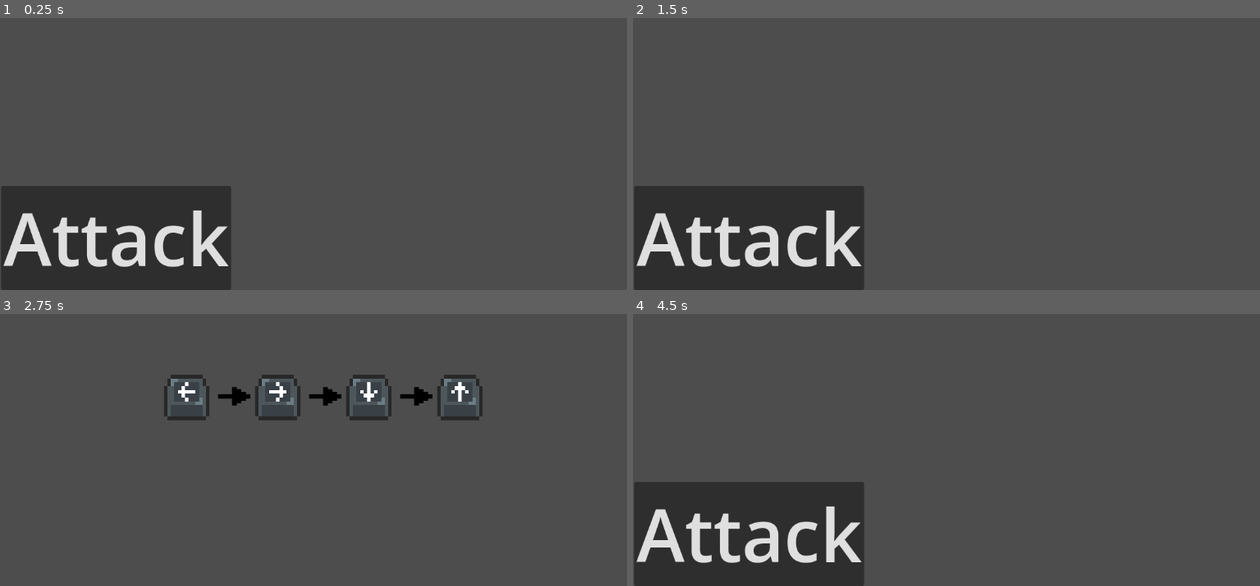
Above: before the commit, frames 1-4 (two rows, left to right).
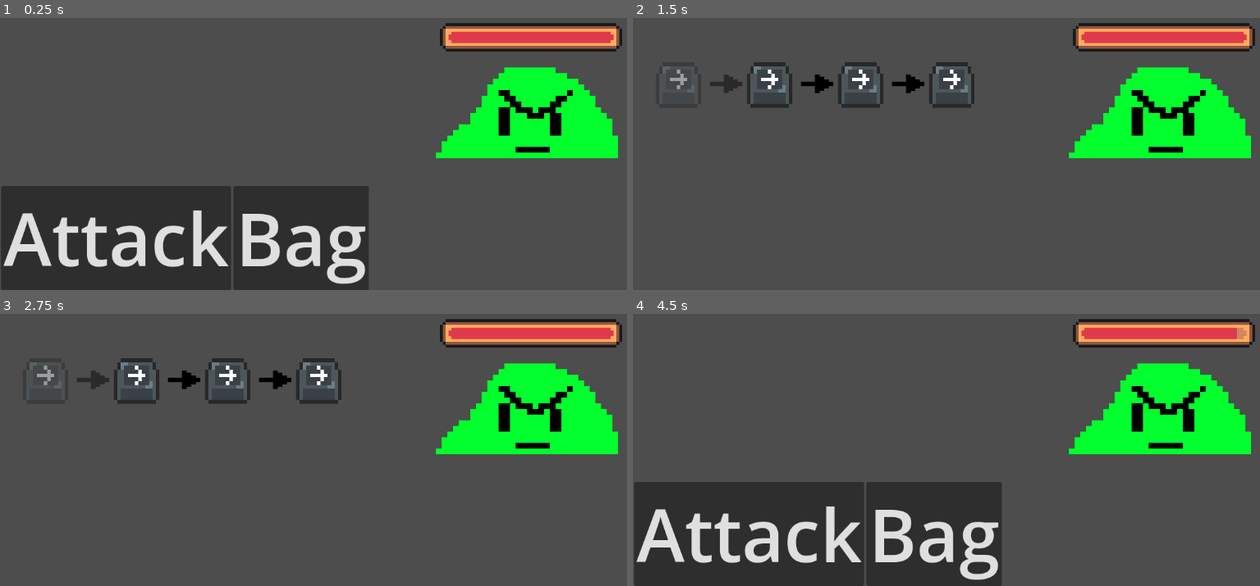
Above: after the commit, the same moments.

Repository: tryggvi04/INPUT-ATTACK
Game: Godot game, scene res://main.tscn
Two runs of this game, one before a commit and one after it. Both use one fixed random seed, a clock stepped at 60 frames per second and the inputs below.
Inputs (mouse positions are in pixels of both pictures, inside the frame that each line leads up to):
- Up to frame 1 (0.25 s): no input
- Up to frame 2 (1.5 s): click "Attack" at 0.5 s; tap Enter at 1.25 s; tap Down (KEY_DOWN) at 1.35 s
- Up to frame 3 (2.75 s): click (119, 534) at 2 s, where only the run before the commit has a clickable "Attack"
- Up to frame 4 (4.5 s): tap Space at 2.75, 4.25 s; tap Left (KEY_LEFT) at 2.85 s; tap Enter at 3.5 s; tap Right (KEY_RIGHT) at 3.6 s; tap Up (KEY_UP) at 4.35 s

The runs differ from the first frame. In frame 1, 18% of the frame differs, in the area x 37-100%, y 1-100%; in frame 2, 25%, in the area x 0-100%, y 1-100%; in frame 3, 13%; in frame 4, 18%.

Commit message:
repeating patterns

Diff:
--- a/Scripts/attack_controller.gd
+++ b/Scripts/attack_controller.gd
@@ -6,10 +6,12 @@
 
 @onready var success_sound = preload("res://Assets/Sounds/jingle_chime_04_positive.wav")  # Preload the audio file as an AudioStream
 
+var base_damage = 10
 
 var sound_controller
 
 var input_list = [] # keeps our QTE inputs
+var randomized_inputs = []
 var attacking = false
 var current_position = 0
 signal attacking_signal
@@ -45,15 +47,32 @@
 	keys_UI = get_tree().get_first_node_in_group("KeysUI")
 	attacking = true
 	attacking_signal.emit()
-	input_list.shuffle()
+	randomized_inputs = shuffle_inputs(input_list)
 	keysUI()
 	current_position = 0
+
+func shuffle_inputs(list: Array):
+	var return_list = []
+	var rng = RandomNumberGenerator.new()
+	for i in range(len(list)):
+		var num = rng.randi_range(0, 100)
+		if num <= 25:
+			return_list.append(input_list[0])
+		elif num <= 50:
+			return_list.append(input_list[1])
+		elif num <= 75:
+			return_list.append(input_list[2])
+		elif num <= 100:
+			return_list.append(input_list[3])
+	print(return_list)
+	return return_list
+
 
 func keysUI():
 	for i in range(len(keys_UI.get_children(true))):
 		keys_UI.get_child(i).visible = true
 		if (keys_UI.get_child(i).is_in_group("Keys")):
-			keys_UI.get_child(i).texture.region = texture_regions[input_list[i]]
+			keys_UI.get_child(i).texture.region = texture_regions[randomized_inputs[i]]
 			keys_UI.get_child(i).modulate = "ffffff"
 
 func disable_keys():
@@ -67,20 +86,34 @@
 	for action in input_list:
 		if Input.is_action_just_pressed(action):
 			# If the correct action is pressed, advance the QTE sequence
-			if action == input_list[current_position]:
+			if action == randomized_inputs[current_position]:
+				get_tree().get_first_node_in_group("enemy").take_damage(base_damage)
+
 				slashSpeaker.play()
 				sound_controller.stream = load("res://Assets/Sounds/collect_coin_03.wav")
 				sound_controller.play()
 				keys_UI.get_child(current_position).modulate = "ffffff73"
 				current_position += 1
 				# If the sequence is complete, end the attack successfully
-				if current_position >= len(input_list):
-					end_attack(true)
-				else:
-					print("Next QTE: ", input_list[current_position])  # Print the next QTE input
 			else:
+				keys_UI.get_child(current_position).modulate = "ffffff73"
+				current_position += 1
 				# If the wrong action is pressed, end the attack as a failure
-				end_attack(false)
+				var rng = RandomNumberGenerator.new()
+				var my_random_number = rng.randi_range(1, 3)
+
+				match my_random_number:
+					1:
+						sound_controller.stream = failed_sound1
+					2:
+						sound_controller.stream = failed_sound2
+					3:
+						sound_controller.stream = failed_sound3
+				sound_controller.play()
+			if current_position >= len(randomized_inputs):
+				end_attack(true)
+			else:
+				print("Next QTE: ", randomized_inputs[current_position])  # Print the next QTE input
 			return  # Exit after handling the input
 
 
@@ -88,21 +121,5 @@
 	disable_keys()
 	attacking = false
 	attacking_signal.emit()
-	if success:
-		print("You did it!")  # Success message
-		sound_controller.stream = success_sound
-		sound_controller.play()
-	else:
-		print("You failed!")  # Failure message
-		var rng = RandomNumberGenerator.new()
-		var my_random_number = rng.randi_range(1, 3)
-
-		match my_random_number:
-			1:
-				sound_controller.stream = failed_sound1
-			2:
-				sound_controller.stream = failed_sound2
-			3:
-				sound_controller.stream = failed_sound3
-		sound_controller.play()
 	get_tree().get_first_node_in_group("turnOptions").visible = true
+	randomized_inputs = []
--- /dev/null
+++ b/enemy.gd
@@ -0,0 +1,13 @@
+extends Node2D
+
+signal health_changed
+var max_health = 100
+var health = 100
+
+func _ready() -> void:
+	health = max_health
+	health_changed.emit()
+
+func take_damage(damage: float):
+	health -= damage
+	health_changed.emit()
--- /dev/null
+++ b/enemy_health_bar.gd
@@ -0,0 +1,10 @@
+extends TextureProgressBar
+
+@onready var enemy = get_parent()
+
+func _ready():
+	enemy.health_changed.connect(update)
+	update()
+
+func update():
+	value = enemy.health * 100 / enemy.max_health
--- a/main.tscn
+++ b/main.tscn
@@ -1,9 +1,14 @@
-[gd_scene load_steps=9 format=3 uid="uid://bln4kl546nsaa"]
+[gd_scene load_steps=14 format=3 uid="uid://bln4kl546nsaa"]
 
 [ext_resource type="Script" uid="uid://btrctuv6g1h5q" path="res://Scripts/attack_controller.gd" id="1_ig7tw"]
 [ext_resource type="Texture2D" uid="uid://j6mlpxf53a2i" path="res://Assets/1976606-200.png" id="2_0xm2m"]
 [ext_resource type="Texture2D" uid="uid://b6f7sjtaww0si" path="res://Assets/Keyboard Letters and Symbols.png" id="2_h2yge"]
 [ext_resource type="AudioStream" uid="uid://ctvdykdkrxhbe" path="res://Assets/Sounds/knife_unsheathe_03.wav" id="4_1bvp3"]
+[ext_resource type="Script" uid="uid://d2yrs5e1q8odx" path="res://enemy.gd" id="5_5vw27"]
+[ext_resource type="Texture2D" uid="uid://b2fagua1whryd" path="res://Assets/slime.png" id="6_kek77"]
+[ext_resource type="Texture2D" uid="uid://iv8o62hi56xx" path="res://Assets/healthbarUnder.png" id="7_4c57u"]
+[ext_resource type="Texture2D" uid="uid://nbay6vvb3qts" path="res://Assets/healthbarProgress.png" id="8_efxa6"]
+[ext_resource type="Script" uid="uid://ctktt35saq8ll" path="res://enemy_health_bar.gd" id="9_kek77"]
 
 [sub_resource type="AtlasTexture" id="AtlasTexture_0xm2m"]
 resource_local_to_scene = true
@@ -29,24 +34,24 @@
 
 [node name="CanvasLayer" type="CanvasLayer" parent="."]
 
-[node name="HBoxContainer" type="HBoxContainer" parent="CanvasLayer"]
+[node name="inputs" type="HBoxContainer" parent="CanvasLayer"]
 anchors_preset = 8
 anchor_left = 0.5
 anchor_top = 0.5
 anchor_right = 0.5
 anchor_bottom = 0.5
-offset_left = 32.0
-offset_top = -32.0
-offset_right = 32.0
-offset_bottom = -32.0
+offset_left = -216.0
+offset_top = -61.0
+offset_right = -216.0
+offset_bottom = -61.0
 grow_horizontal = 2
 grow_vertical = 2
 size_flags_vertical = 0
 
-[node name="KeysUI" type="Control" parent="CanvasLayer/HBoxContainer" groups=["KeysUI"]]
+[node name="KeysUI" type="Control" parent="CanvasLayer/inputs" groups=["KeysUI"]]
 layout_mode = 2
 
-[node name="InputUp" type="TextureRect" parent="CanvasLayer/HBoxContainer/KeysUI" groups=["Keys"]]
+[node name="InputUp" type="TextureRect" parent="CanvasLayer/inputs/KeysUI" groups=["Keys"]]
 visible = false
 texture_filter = 1
 layout_mode = 0
@@ -56,7 +61,7 @@
 offset_bottom = 64.0
 texture = SubResource("AtlasTexture_0xm2m")
 
-[node name="arrow" type="TextureRect" parent="CanvasLayer/HBoxContainer/KeysUI/InputUp"]
+[node name="arrow" type="TextureRect" parent="CanvasLayer/inputs/KeysUI/InputUp"]
 texture_filter = 1
 layout_mode = 0
 offset_left = 91.0
@@ -66,7 +71,7 @@
 scale = Vector2(0.318, 0.318)
 texture = ExtResource("2_0xm2m")
 
-[node name="InputDown" type="TextureRect" parent="CanvasLayer/HBoxContainer/KeysUI" groups=["Keys"]]
+[node name="InputDown" type="TextureRect" parent="CanvasLayer/inputs/KeysUI" groups=["Keys"]]
 visible = false
 texture_filter = 1
 layout_mode = 0
@@ -76,7 +81,7 @@
 offset_bottom = 64.0
 texture = SubResource("AtlasTexture_h2yge")
 
-[node name="arrow2" type="TextureRect" parent="CanvasLayer/HBoxContainer/KeysUI/InputDown"]
+[node name="arrow2" type="TextureRect" parent="CanvasLayer/inputs/KeysUI/InputDown"]
 texture_filter = 1
 layout_mode = 0
 offset_left = 91.0
@@ -86,7 +91,7 @@
 scale = Vector2(0.318, 0.318)
 texture = ExtResource("2_0xm2m")
 
-[node name="InputThree" type="TextureRect" parent="CanvasLayer/HBoxContainer/KeysUI" groups=["Keys"]]
+[node name="InputThree" type="TextureRect" parent="CanvasLayer/inputs/KeysUI" groups=["Keys"]]
 visible = false
 texture_filter = 1
 layout_mode = 0
@@ -95,7 +100,7 @@
 offset_bottom = 64.0
 texture = SubResource("AtlasTexture_1bvp3")
 
-[node name="arrow3" type="TextureRect" parent="CanvasLayer/HBoxContainer/KeysUI/InputThree"]
+[node name="arrow3" type="TextureRect" parent="CanvasLayer/inputs/KeysUI/InputThree"]
 texture_filter = 1
 layout_mode = 0
 offset_left = 91.0
@@ -105,7 +110,7 @@
 scale = Vector2(0.318, 0.318)
 texture = ExtResource("2_0xm2m")
 
-[node name="InputFour" type="TextureRect" parent="CanvasLayer/HBoxContainer/KeysUI" groups=["Keys"]]
+[node name="InputFour" type="TextureRect" parent="CanvasLayer/inputs/KeysUI" groups=["Keys"]]
 visible = false
 texture_filter = 1
 layout_mode = 0
@@ -128,10 +133,15 @@
 grow_vertical = 0
 size_flags_vertical = 8
 
-[node name="Button" type="Button" parent="CanvasLayer/TurnOptions"]
+[node name="Attack" type="Button" parent="CanvasLayer/TurnOptions"]
 layout_mode = 2
 theme_override_font_sizes/font_size = 128
 text = "Attack"
+
+[node name="Bag" type="Button" parent="CanvasLayer/TurnOptions"]
+layout_mode = 2
+theme_override_font_sizes/font_size = 128
+text = "Bag"
 
 [node name="AudioStreamPlayer" type="AudioStreamPlayer" parent="." groups=["sound_player"]]
 volume_db = -22.486
@@ -143,4 +153,26 @@
 position = Vector2(-465, 163)
 stream = ExtResource("4_1bvp3")
 
-[connection signal="button_down" from="CanvasLayer/TurnOptions/Button" to="AttackController" method="attack"]
+[node name="Slime" type="Node2D" parent="." groups=["enemy"]]
+position = Vector2(-992, -794)
+script = ExtResource("5_5vw27")
+
+[node name="Sprite2D" type="Sprite2D" parent="Slime"]
+texture_filter = 1
+position = Vector2(925, 499)
+scale = Vector2(10, 10)
+texture = ExtResource("6_kek77")
+
+[node name="TextureProgressBar" type="TextureProgressBar" parent="Slime"]
+texture_filter = 1
+offset_left = 772.0
+offset_top = 341.0
+offset_right = 836.0
+offset_bottom = 381.0
+scale = Vector2(5, 5)
+texture_under = ExtResource("7_4c57u")
+texture_progress = ExtResource("8_efxa6")
+script = ExtResource("9_kek77")
+
+[connection signal="button_down" from="CanvasLayer/TurnOptions/Attack" to="AttackController" method="attack"]
+[connection signal="button_down" from="CanvasLayer/TurnOptions/Bag" to="AttackController" method="attack"]
Binary file added: Assets/healthbarProgress.png
Not shown, added: Assets/healthbarProgress.png.import
Binary file added: Assets/healthbarUnder.png
Not shown, added: Assets/healthbarUnder.png.import
Binary file added: Assets/slime.png
Not shown, added: Assets/slime.png.import
Not shown, added: enemy.gd.uid
Not shown, added: enemy_health_bar.gd.uid
